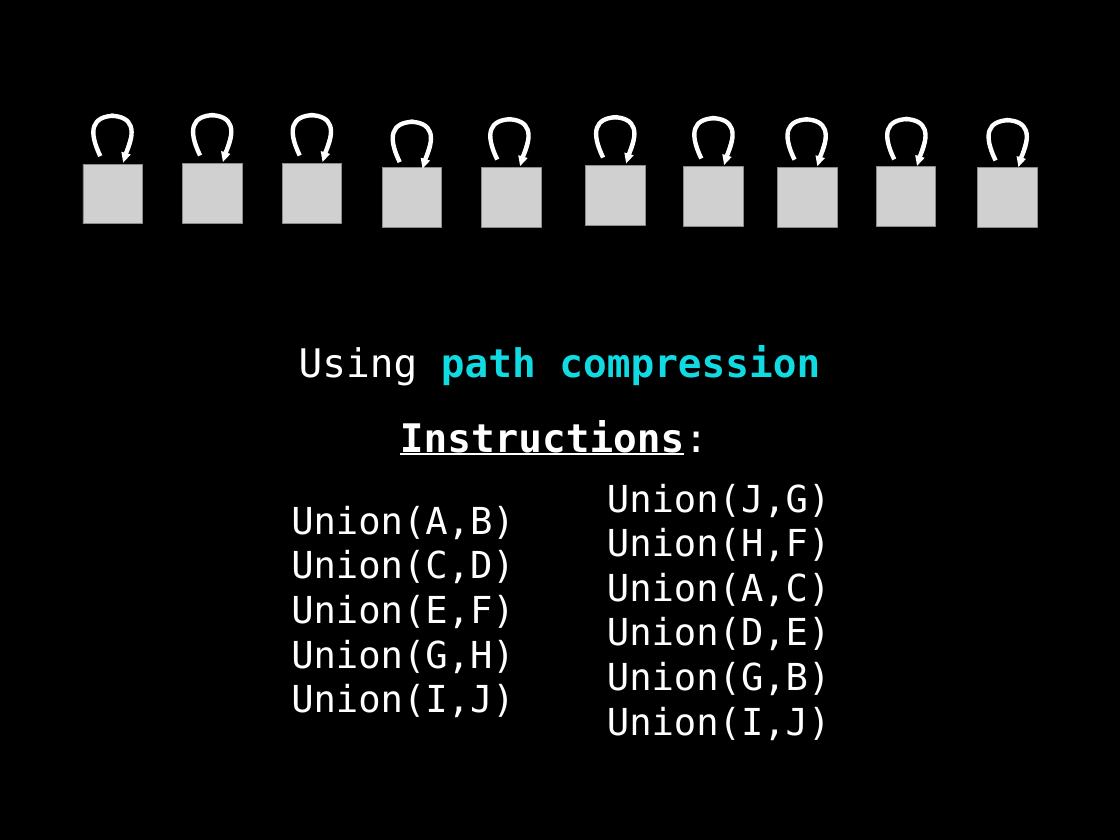
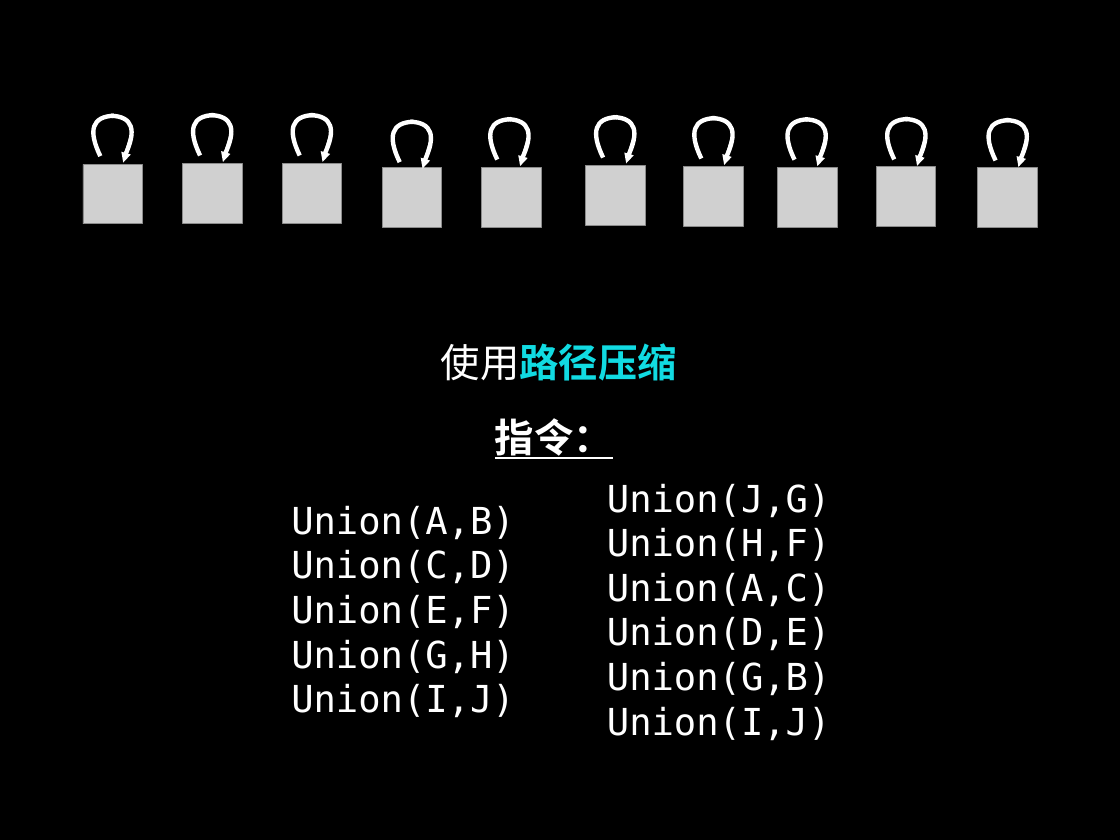
Before and after one commit to spring2go/Algorithms, a slide deck: slide 134 of slides/datastructures/unionfind/UnionFind.pptx. Drawn at 1120x840 pixels with LibreOffice and Linux fonts; fonts in the diff are those of the drawing; grey boxes stand for pictures. Boxes give left, top, right and bottom in pixels: in the first picture for what was removed or moved away, otherwise in the second. Text is boxed around its words. In the diff, an @@ line names an element or a change of style, - is before the commit and + after.

```diff
--- a/slides/datastructures/unionfind/UnionFind.pptx
+++ b/slides/datastructures/unionfind/UnionFind.pptx
@@ text at bbox=[441, 343, 677, 381]: text changed @@
-Using path compression
+使用路径压缩
@@ text at bbox=[495, 418, 613, 459]: text changed @@
-Instructions:
+指令：
```
Also in this commit, not shown: 49 other slides changed, 1 slide added, 1 slide removed.
